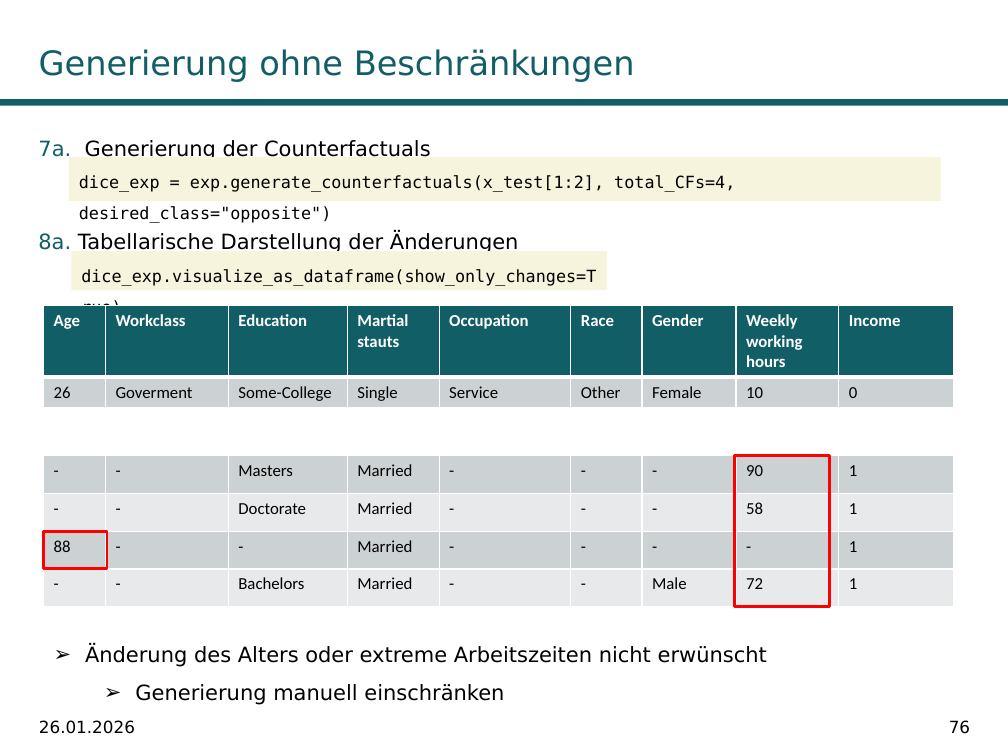
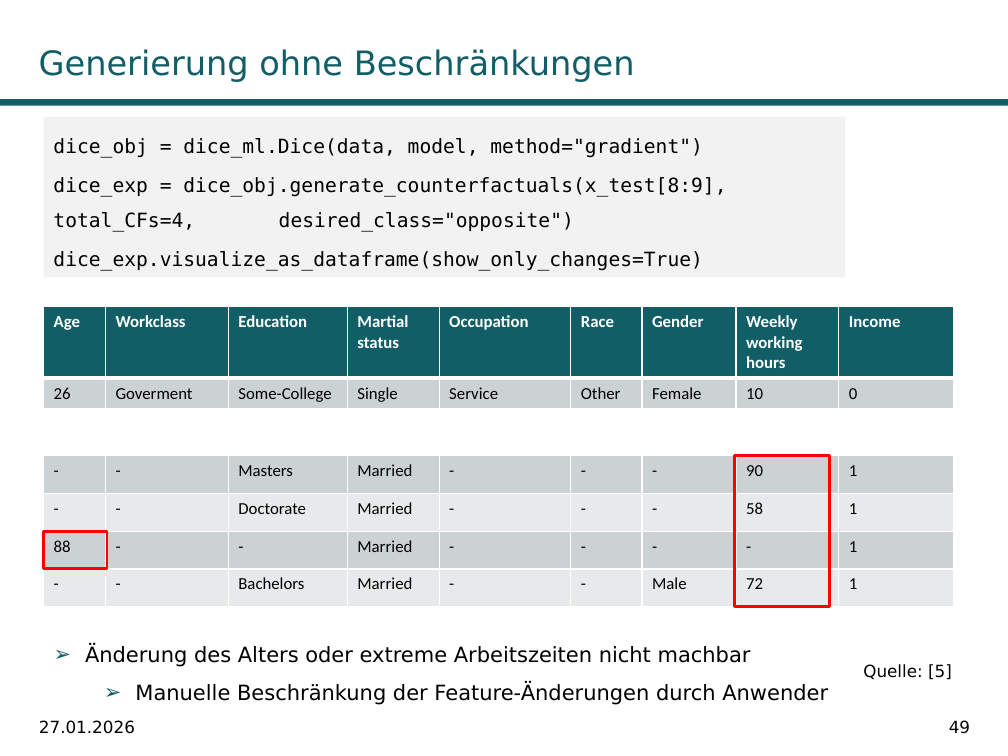
Before and after one commit to fabiw98/Seminar_DICE, a slide deck: slide 49 of Präsentation/PräsentationDiCE.pptx (slide 76 before the commit). Drawn at 1008x756 pixels with LibreOffice and Linux fonts; fonts in the diff are those of the drawing; background and template pictures are left out. Boxes give left, top, right and bottom in pixels: in the first picture for what was removed or moved away, otherwise in the second. Text is boxed around its words. In the diff, an @@ line names an element or a change of style, - is before the commit and + after.

```diff
--- a/Präsentation/PräsentationDiCE.pptx
+++ b/Präsentation/PräsentationDiCE.pptx
@@ rectangle "dice_obj = dice_ml.Dice(data, model, method="gradient")": place and size @@
-rectangle "dice_obj = dice_ml.Dice(data, model, method="gradient")" at (69,157,940,201)
+rectangle "dice_obj = dice_ml.Dice(data, model, method="gradient")" at (43,117,845,277)
@@ rectangle "dice_obj = dice_ml.Dice(data, model, method="gradient")" at (43,117,845,277): fill #F7F4DD to #F2F2F2 @@
@@ text removed at (38,140,431,157) @@
-7a. Generierung der Counterfactuals
@@ text in rectangle at (53,138,726,271): text changed; size 12 to 14 pt @@
-dice_exp = exp.generate_counterfactuals(x_test[1:2], total_CFs=4, desired_class="opposite")
+dice_obj = dice_ml.Dice(data, model, method="gradient")
+dice_exp = dice_obj.generate_counterfactuals(x_test[8:9], total_CFs=4, desired_class="opposite")
+dice_exp.visualize_as_dataframe(show_only_changes=True)
@@ text removed at (38,233,519,251) @@
-8a. Tabellarische Darstellung der Änderungen
@@ rectangle removed at (72,251,608,290) @@
-dice_exp.visualize_as_dataframe(show_only_changes=True)
@@ table at (43,306,954,427) @@
-row 1, column 4: Martial stauts
+row 1, column 4: Martial status
@@ text at (85,646,828,705): text changed @@
-➢ Änderung des Alters oder extreme Arbeitszeiten nicht erwünscht
-  ➢ Generierung manuell einschränken
+➢ Änderung des Alters oder extreme Arbeitszeiten nicht machbar
+  ➢ Manuelle Beschränkung der Feature-Änderungen durch Anwender
@@ text added at (863,664,952,680), 12 pt, text #000000 @@
+Quelle: [5]
@@ text at (39,720,135,734): text changed @@
-26.01.2026
+27.01.2026
@@ page number at (949,720,970,734): text changed @@
-76
+49
```
Also in this commit, not shown: 50 other slides changed, 7 slides added, 19 slides removed, 3 other files.
